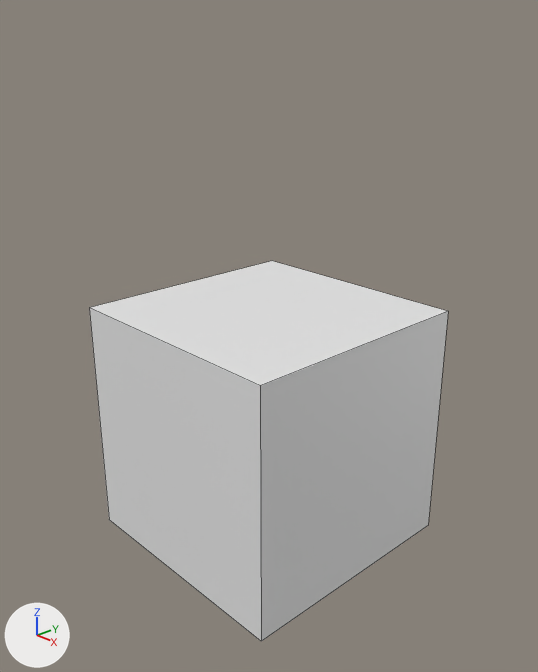
Renders of the Blender file assets/models/wall.blend from each side of a commit.
The view is the same before and after, from a 50 mm camera at (4.05, -3.8, 2.95) aimed at (0.06, -0.04, 0.8). Arrows for +X, +Y and +Z are at lower left; the lights stay in place. Mesh edges are drawn as thin lines.

Before the edit, the objects in view are built like this:
```python
me_cube = bpy.data.meshes.new('Cube')
me_cube.from_pydata(...)  # a box spanning x -1.0..1.0, y -1.0..1.0, z -1.0..1.0
me_cube.materials.append(mat_material)  # white #e7e7e7
ob_cube = bpy.data.objects.new('Cube', me_cube)
ob_cube.location = (0.0, 0.0, 0.0)
```
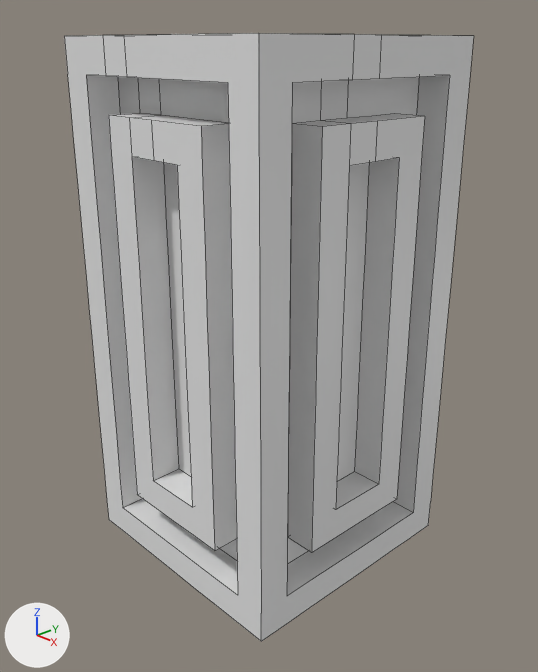
Boxes (x1, y1, x2, y2) around the edits, measured in the pictures (538 x 672 px):
'Cube', reshaped (14% wider, 60% taller)
    before: (89, 261, 448, 642)
    after: (64, 33, 474, 642)
part 1 of me_cube, added
    after: (64, 33, 474, 642)

The change, as a list of edits to the scene's bpy script:
```text
Change me_cube:
    used by ob_cube; location = (0.0, 0.0, 0.0)
    remove me_cube.from_pydata(...)  # 8 vertices, 6 faces; spans x -1.0..1.0, y -1.0..1.0, z -1.0..1.0
    add me_cube.from_pydata(...)  # 888 vertices, 98 faces; spans x -1.0..1.0, y -1.0..1.0, z -1.0..3.0
    me_cube part 1: 880 vertices added at x -1.0..1.0, y -1.0..1.0, z -1.0..3.0
```
